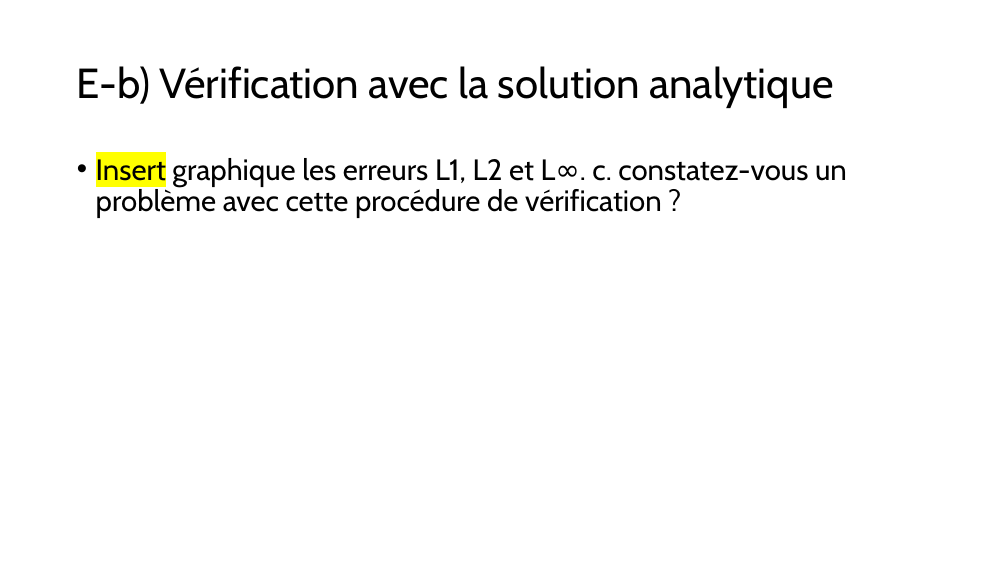
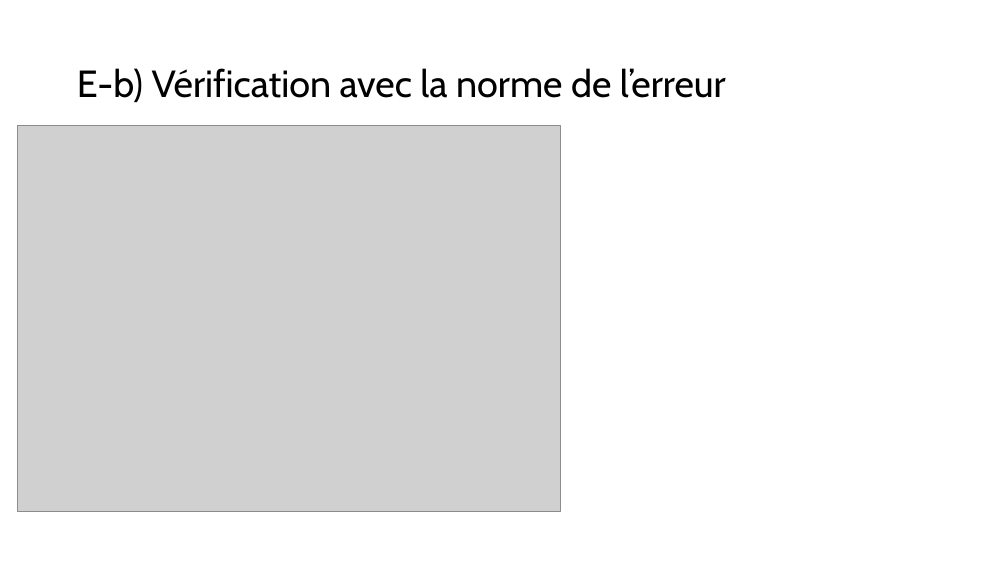
Before and after one commit to mehdibendaya/MEC8211-DEV1, a slide deck: slide 13 of Devoir_1.pptx (slide 14 before the commit). Drawn at 1008x567 pixels with LibreOffice and Linux fonts; fonts in the diff are those of the drawing; grey boxes stand for pictures. Boxes give left, top, right and bottom in pixels: in the first picture for what was removed or moved away, otherwise in the second. Text is boxed around its words. In the diff, an @@ line names an element or a change of style, - is before the commit and + after.

```diff
--- a/Devoir_1.pptx
+++ b/Devoir_1.pptx
@@ title at (77,68,726,102): text changed; size 40 to 36 pt @@
-E-b) Vérification avec la solution analytique
+E-b) Vérification avec la norme de l’erreur
@@ picture added at (17,126,560,512) @@
@@ text removed at (96,158,847,218) @@
-• Insert graphique les erreurs L1, L2 et L∞. c. constatez-vous un problème avec cette procédure de vérification ?
```
Also in this commit, not shown: 15 other slides changed, 2 slides added, 7 slides removed.
